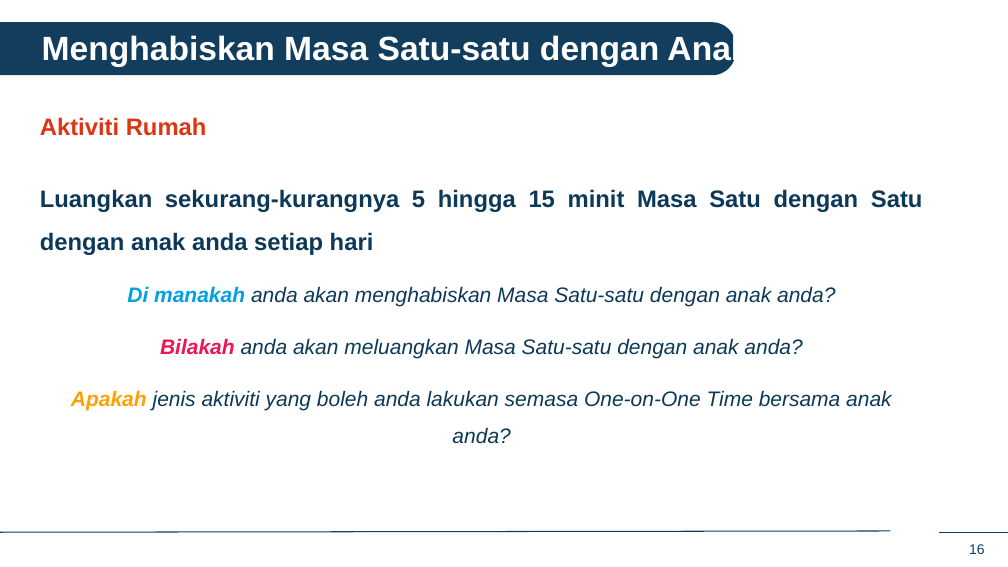
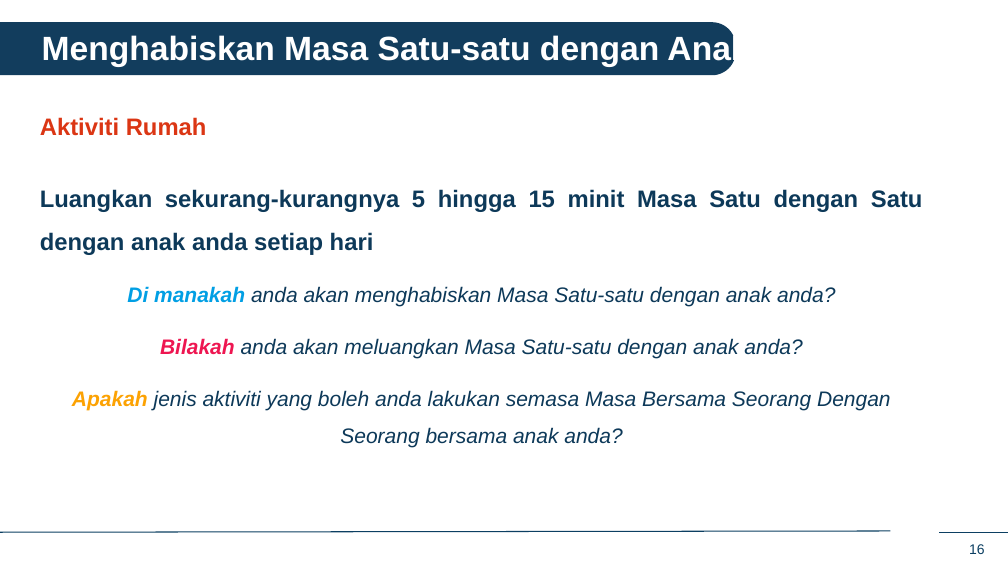
Before and after one commit to IDEMSInternational/plh-digital-content, a slide deck: slide 16 of translations/facilitator_app_malaysia/ms/ms_in_person_sessions.pptx. Drawn at 1008x567 pixels with LibreOffice and Linux fonts; fonts in the diff are those of the drawing; background and template pictures are left out. Boxes give left, top, right and bottom in pixels: in the first picture for what was removed or moved away, otherwise in the second. Text is boxed around its words. In the diff, an @@ line names an element or a change of style, - is before the commit and + after.

```diff
--- a/translations/facilitator_app_malaysia/ms/ms_in_person_sessions.pptx
+++ b/translations/facilitator_app_malaysia/ms/ms_in_person_sessions.pptx
@@ text at <box>72,390,891,448</box>: text changed @@
-Apakah jenis aktiviti yang boleh anda lakukan semasa One-on-One Time bersama anak anda?
+Apakah jenis aktiviti yang boleh anda lakukan semasa Masa Bersama Seorang Dengan Seorang bersama anak anda?
```
Also in this commit, not shown: 6 other slides changed.
